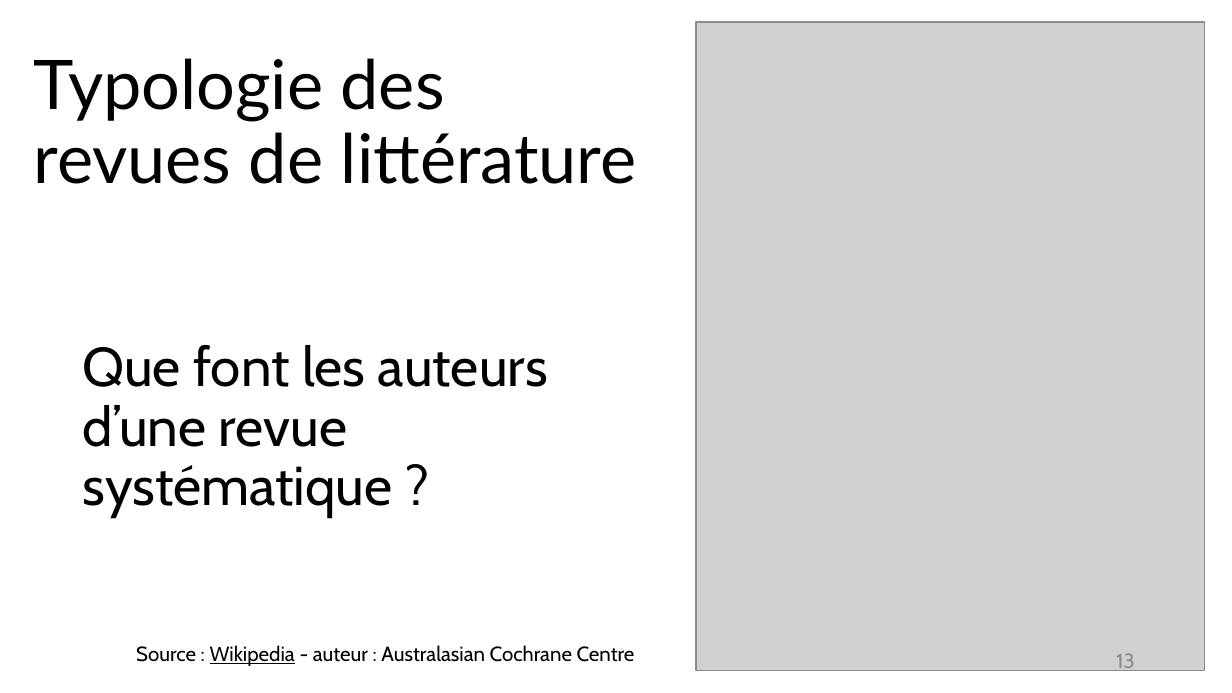
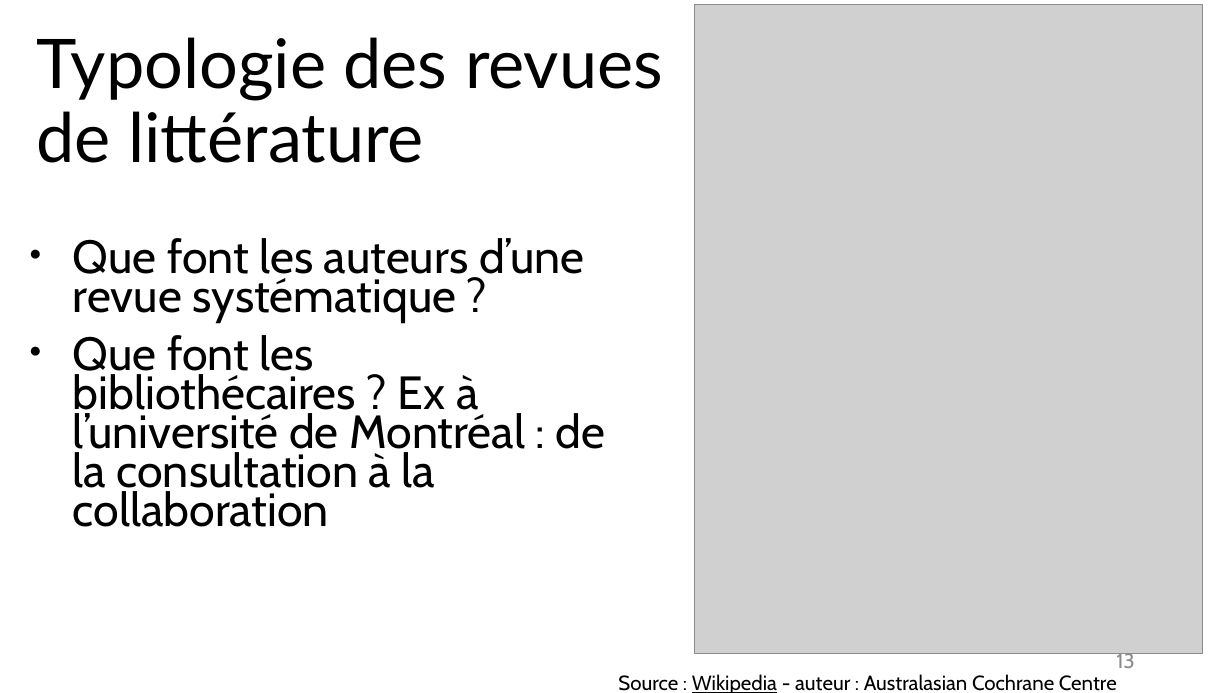
Before and after one commit to fflamerie/intro_revlit, a slide deck: slide 13 of docs/Intro_RevLit.odp. Drawn at 1232x693 pixels with LibreOffice and Linux fonts; fonts in the diff are those of the drawing; grey boxes stand for pictures. Boxes give left, top, right and bottom in pixels: in the first picture for what was removed or moved away, otherwise in the second. Text is boxed around its words. In the diff, an @@ line names an element or a change of style, - is before the commit and + after.

```diff
--- a/docs/Intro_RevLit.odp
+++ b/docs/Intro_RevLit.odp
@@ title "Typologie des revues de littérature" rewrapped from (34, 58, 636, 184) to (37, 37, 663, 163) @@
@@ picture: place and size @@
-picture at (696, 22, 1205, 670)
+picture at (695, 5, 1204, 653)
@@ text "Que font les auteurs d’une ...": place and size @@
-text "Que font les auteurs d’une ..." at (82, 345, 548, 517)
+text "Que font les auteurs d’une ..." at (73, 238, 606, 527)
@@ text at (73, 238, 584, 324): size 32 to 27.2 pt in "Que font les auteurs d’une revue systématique ..."; bullet none to ●; line spacing 0.9 to 0.7 @@
@@ text at (73, 335, 606, 527): paragraph added @@
+● Que font les bibliothécaires ? Ex à l’université de Montréal : de la consultation à la collaboration
@@ text "Source : Wikipedia - auteur ...": place and size @@
-text "Source : Wikipedia - auteur ..." at (136, 645, 635, 666)
+text "Source : Wikipedia - auteur ..." at (618, 674, 1117, 693)
```
Also in this commit, not shown: 18 other slides changed, 8 slides added, 4 other files.
